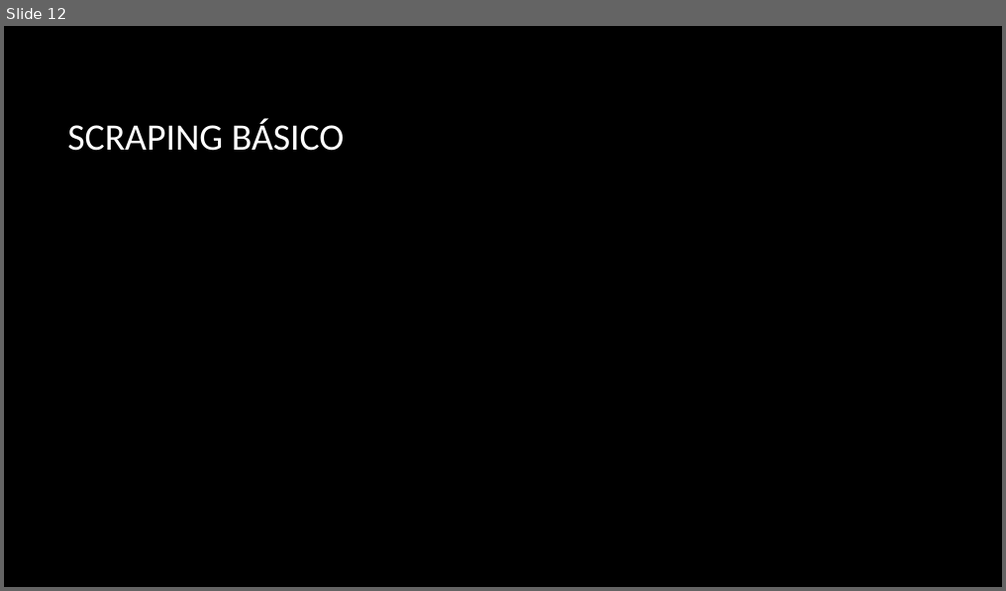
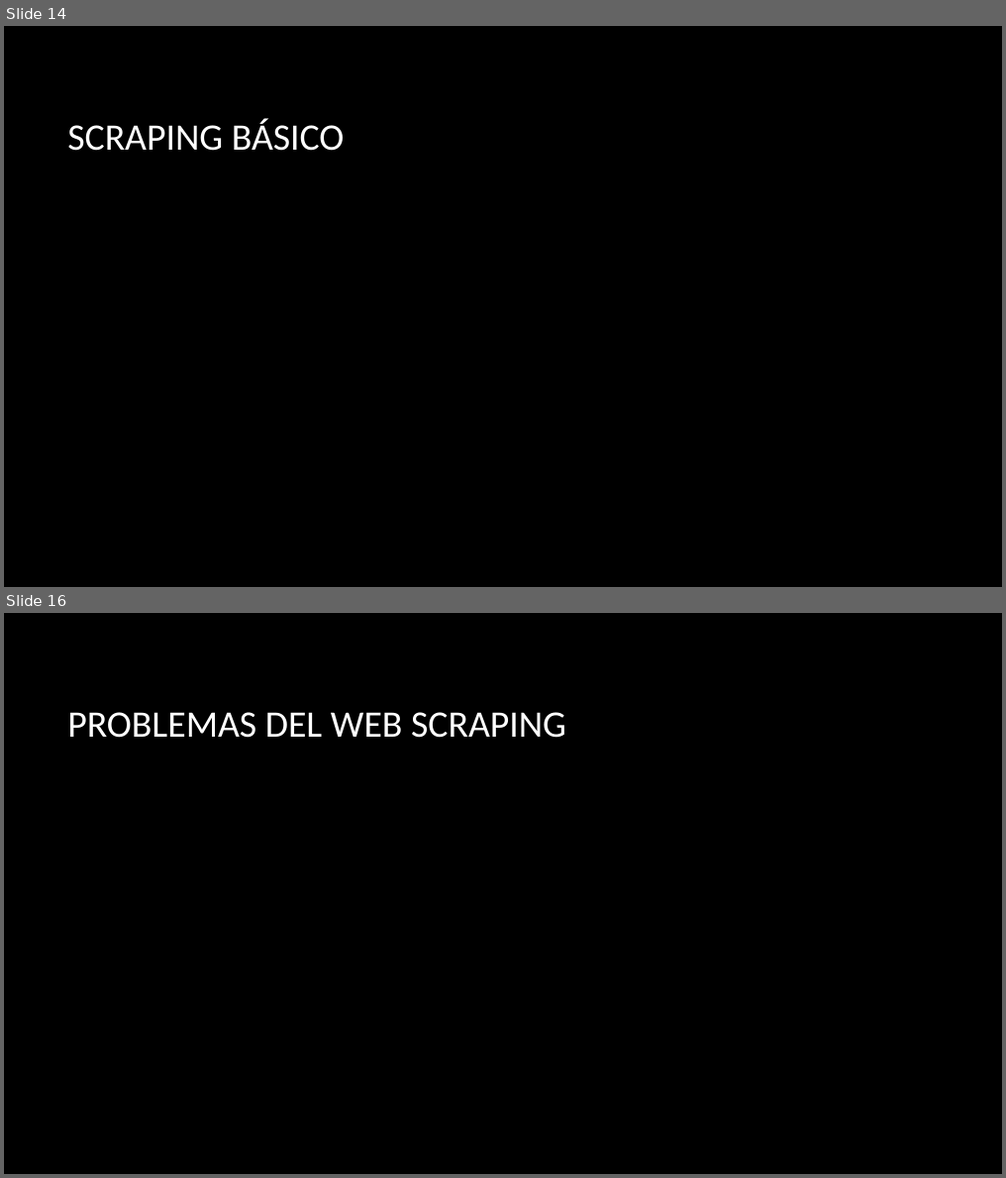
Before and after one commit to jofaval/talks-about, a slide deck: uv/web-scraping-y-las-bases-de-datos-ofuscadas/web-scraping-core.pptx. Shown one above the other, each under a label of ours: slide 12 before the commit, slides 14 and 16 after it; the slides between them are not shown. The pictures are 1006x591 and 1006x1178 pixels, drawn with LibreOffice and Linux fonts; fonts in the diff are those of the drawing; background and template pictures are left out. Boxes give left, top, right and bottom in pixels: in the first picture for what was removed or moved away, otherwise in the second. Text is boxed around its words. In the diff, an @@ line names an element or a change of style, - is before the commit and + after.

Commit message:
feat(uv): web-scraping progress

```diff
--- a/uv/web-scraping-y-las-bases-de-datos-ofuscadas/web-scraping-core.pptx
+++ b/uv/web-scraping-y-las-bases-de-datos-ofuscadas/web-scraping-core.pptx
@@ slide 16 added at box(4, 613, 1002, 1174), background picture (left out) @@
@@ title added at box(67, 712, 566, 738), 36 pt, text #FFFFFF @@
+PROBLEMAS DEL WEB SCRAPING
@@ what was slide 12 is now slide 14 @@
```
Also in this commit, not shown: 2 slides changed, 4 other slides added, 1 other file.
